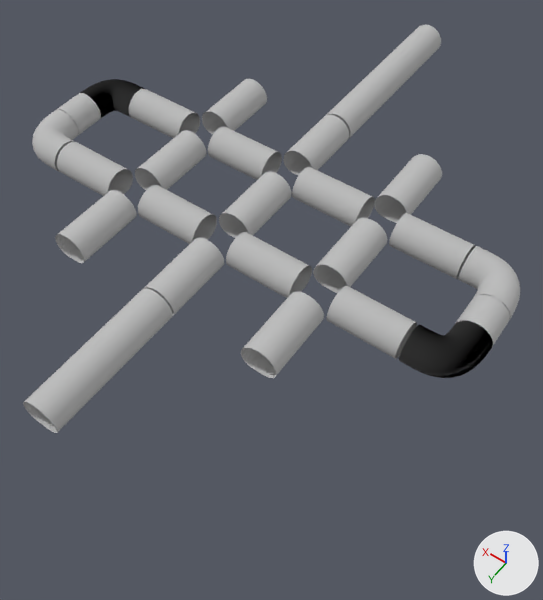
The OBJ model assets_models/map_canals/map_canals.obj, before and after one commit.
Before and after are seen from a camera (50 mm lens) standing at (-29.0, 42.2, 59.3) and looking at (0.1, 1.4, -4.7). Lighting does not change. The marker at lower right points along +X, +Y and +Z. Where no turn or scale is listed for an object, it has been applied to the vertices. Vertices at the same position are counted once.

Names of what the first picture shows: 'map_canals'.
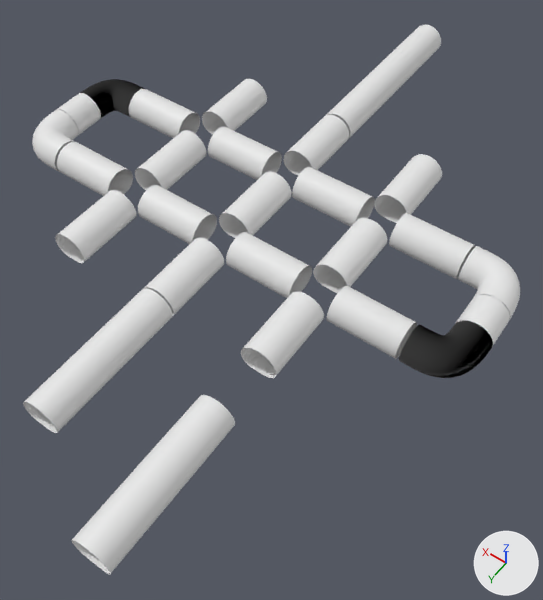
What changed in the scene script:
```text
Change me_map_canals:
    used by ob_map_canals; location = (0.0, 0.0, 0.0)
    remove me_map_canals.from_pydata(...)  # 6480 vertices, 9120 faces; spans x -22.6..34.6, y -42.8..27.6, z 0.0..3.4
    add me_map_canals.from_pydata(...)  # 6720 vertices, 9360 faces; spans x -22.6..34.6, y -42.8..33.8, z 0.0..3.4
    me_map_canals part 1: the loose piece of 120 vertices spanning x 4.0..8.0, y 19.8..27.6, z 0.0..3.4 is copied, and the copy is moved by (-12.1, -1.6, 0.0); it spans x -8.0..-4.0, y 18.1..26.1, z 0.0..3.4
    me_map_canals part 2: the loose piece of 120 vertices spanning x 4.0..8.0, y 19.8..27.6, z 0.0..3.4 is copied, and the copy is moved by (-12.1, 6.2, 0.0); it spans x -8.0..-4.0, y 25.9..33.8, z 0.0..3.4
    me_map_canals part 3: 9120 faces spanning x -22.6..34.6, y -42.8..27.6, z 0.0..3.4 switch from mat_phong3sg (grey #bcbcbc) to no material
```

Changed parts and their boxes (x1, y1, x2, y2) in the pictures (543 x 600 px):
'map_canals', reshaped (34% taller): before (23, 25, 520, 433); after (23, 25, 520, 574)
part 1 of me_map_canals, added: after (142, 395, 235, 495)
part 2 of me_map_canals, added: after (71, 462, 176, 574)
part 3 of me_map_canals, recoloured (grey to white): (23, 25, 520, 433) in both
